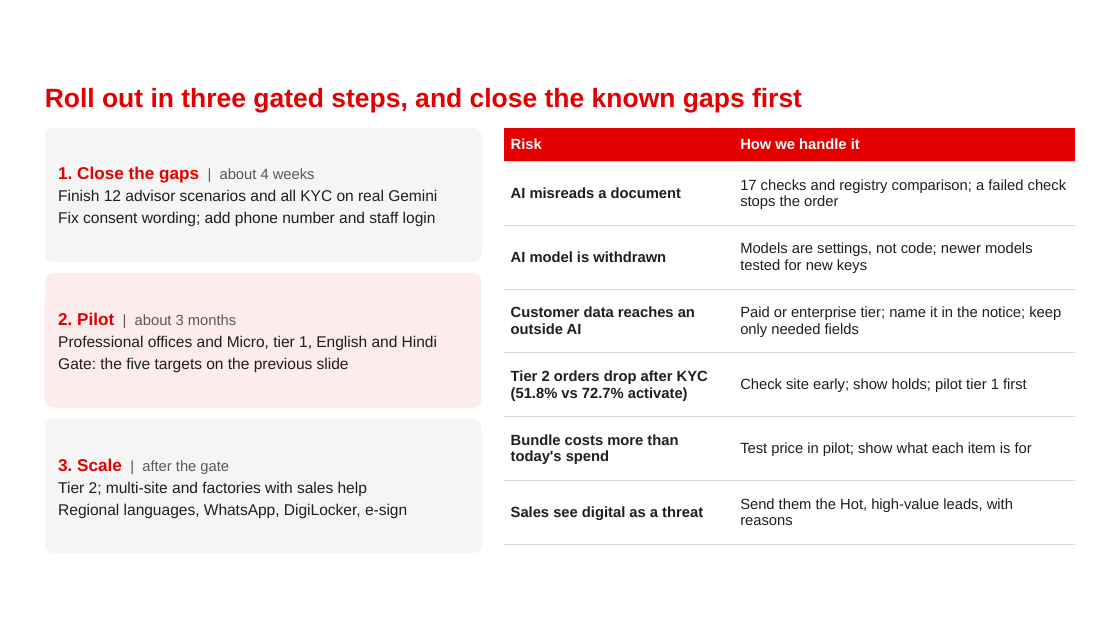
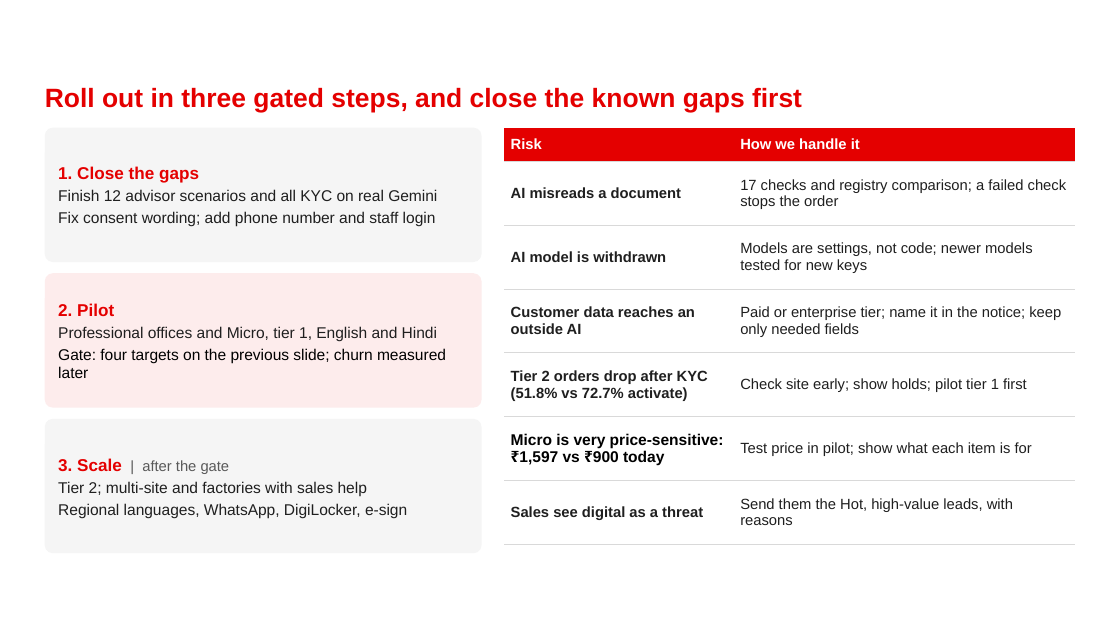
Before and after one commit to CKofficial-1797/Airtel_Sync_2026, a slide deck: slide 10 of docs/presentation/BlackHack_Project_Udyam_Digital.pptx. Drawn at 1120x630 pixels with LibreOffice and Linux fonts; fonts in the diff are those of the drawing; background and template pictures are left out. Boxes give left, top, right and bottom in pixels: in the first picture for what was removed or moved away, otherwise in the second. Text is boxed around its words. In the diff, an @@ line names an element or a change of style, - is before the commit and + after.

```diff
--- a/docs/presentation/BlackHack_Project_Udyam_Digital.pptx
+++ b/docs/presentation/BlackHack_Project_Udyam_Digital.pptx
@@ table at (504, 128, 1075, 544) @@
-row 6, column 1: Bundle costs more than today's spend
+row 6, column 1: Micro is very price-sensitive: ₹1,597 vs ₹900 today
@@ borders changed @@
@@ text at (58, 166, 199, 183): text changed @@
-1. Close the gaps | about 4 weeks
+1. Close the gaps
@@ text "2. Pilot": place and size @@
-text "2. Pilot" at (58, 312, 437, 372)
+text "2. Pilot" at (58, 303, 446, 378)
@@ text at (58, 303, 114, 316): text changed; size 9.5 to 11 pt; text colour #595959 to #E40000; bold on @@
-2. Pilot | about 3 months
+2. Pilot
@@ text at (58, 348, 446, 378): text changed; text colour #1F1F1F to #000000 @@
-Gate: the five targets on the previous slide
+Gate: four targets on the previous slide; churn measured later
```
Also in this commit, not shown: 7 other slides changed, 1 other file.
